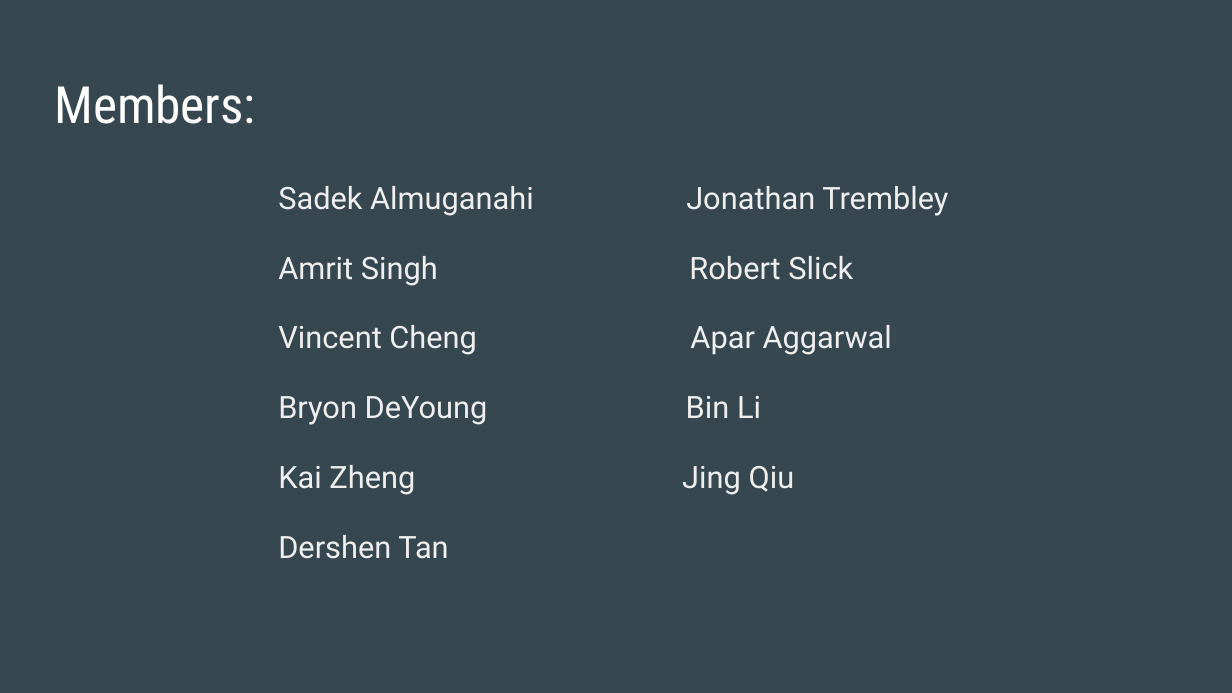
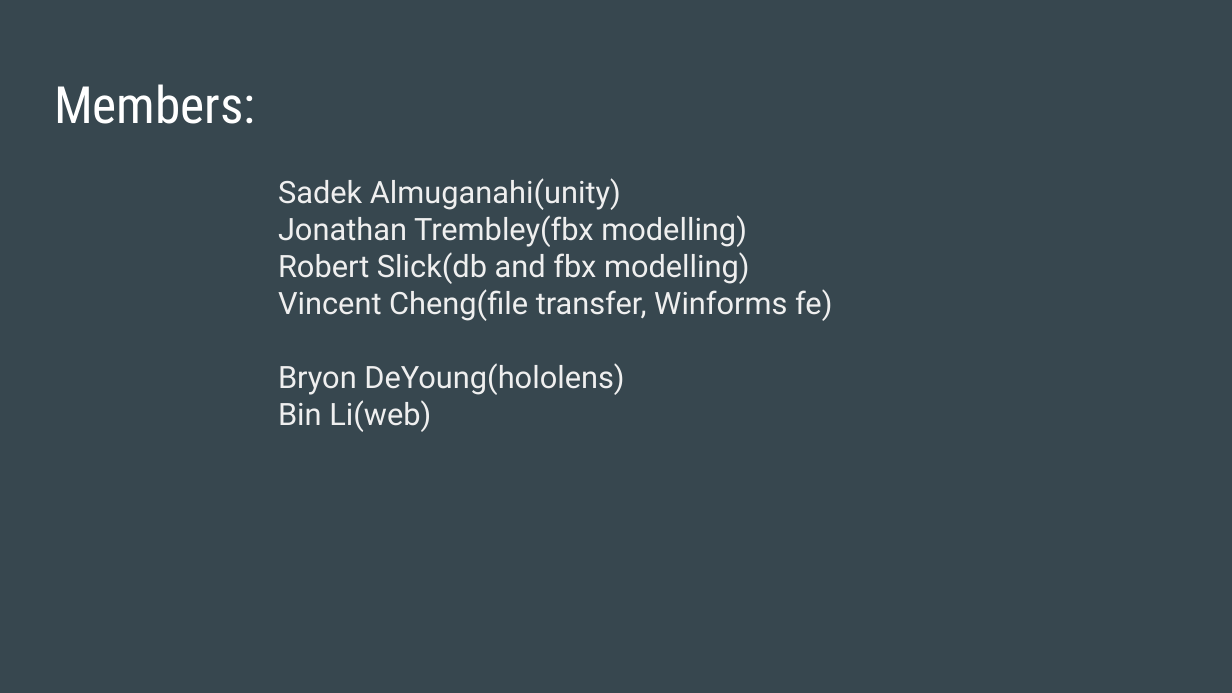
Before and after one commit to vcheng3/vcheng3.github.io, a slide deck: slide 2 of documents/presentation.pptx. Drawn at 1232x693 pixels with LibreOffice and Linux fonts; fonts in the diff are those of the drawing. Boxes give left, top, right and bottom in pixels: in the first picture for what was removed or moved away, otherwise in the second. Text is boxed around its words. In the diff, an @@ line names an element or a change of style, - is before the commit and + after.

```diff
--- a/documents/presentation.pptx
+++ b/documents/presentation.pptx
@@ text at bbox=[278, 178, 832, 432]: text changed @@
-Sadek Almuganahi Jonathan Trembley
-Amrit Singh Robert Slick
-Vincent Cheng Apar Aggarwal
-Bryon DeYoung Bin Li
-Kai Zheng Jing Qiu
-Dershen Tan
+Sadek Almuganahi(unity)
+Jonathan Trembley(fbx modelling)
+Robert Slick(db and fbx modelling)
+Vincent Cheng(file transfer, Winforms fe)
+Bryon DeYoung(hololens)
+Bin Li(web)
```
Also in this commit, not shown: 15 other slides changed, 6 other files.
